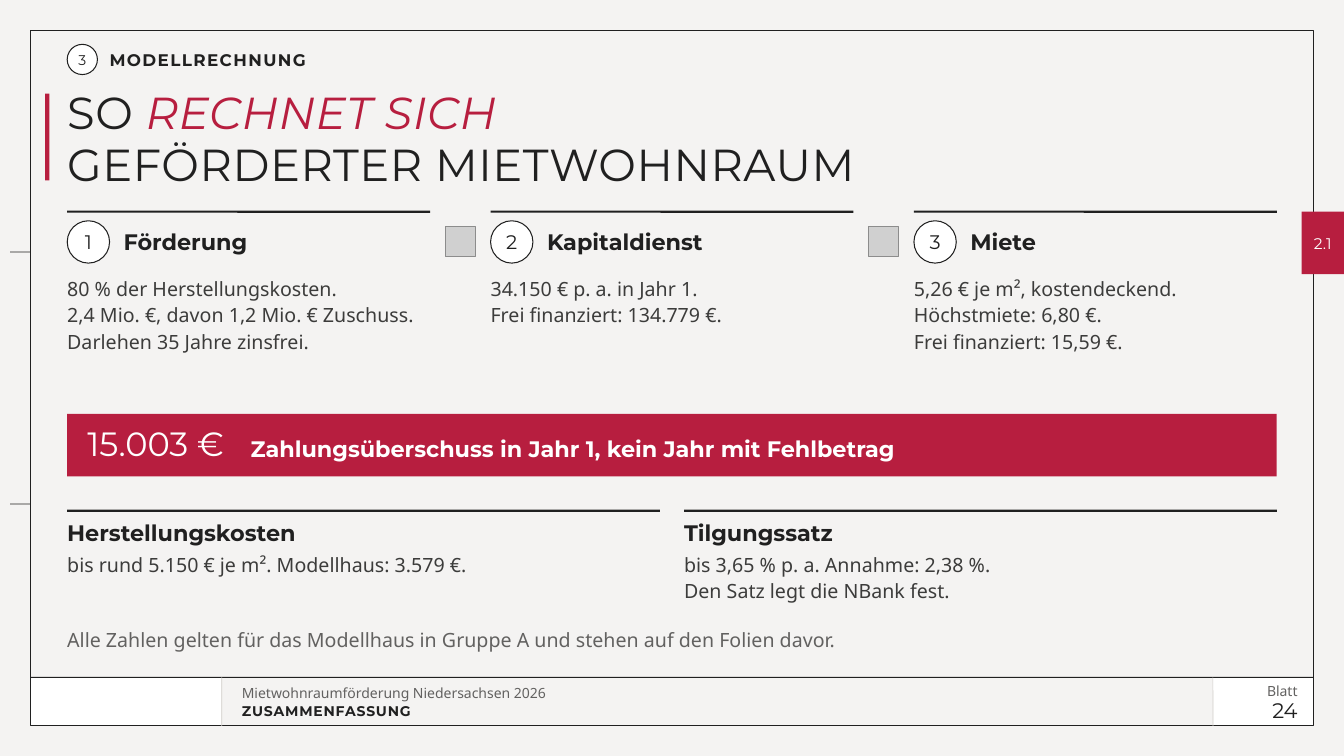
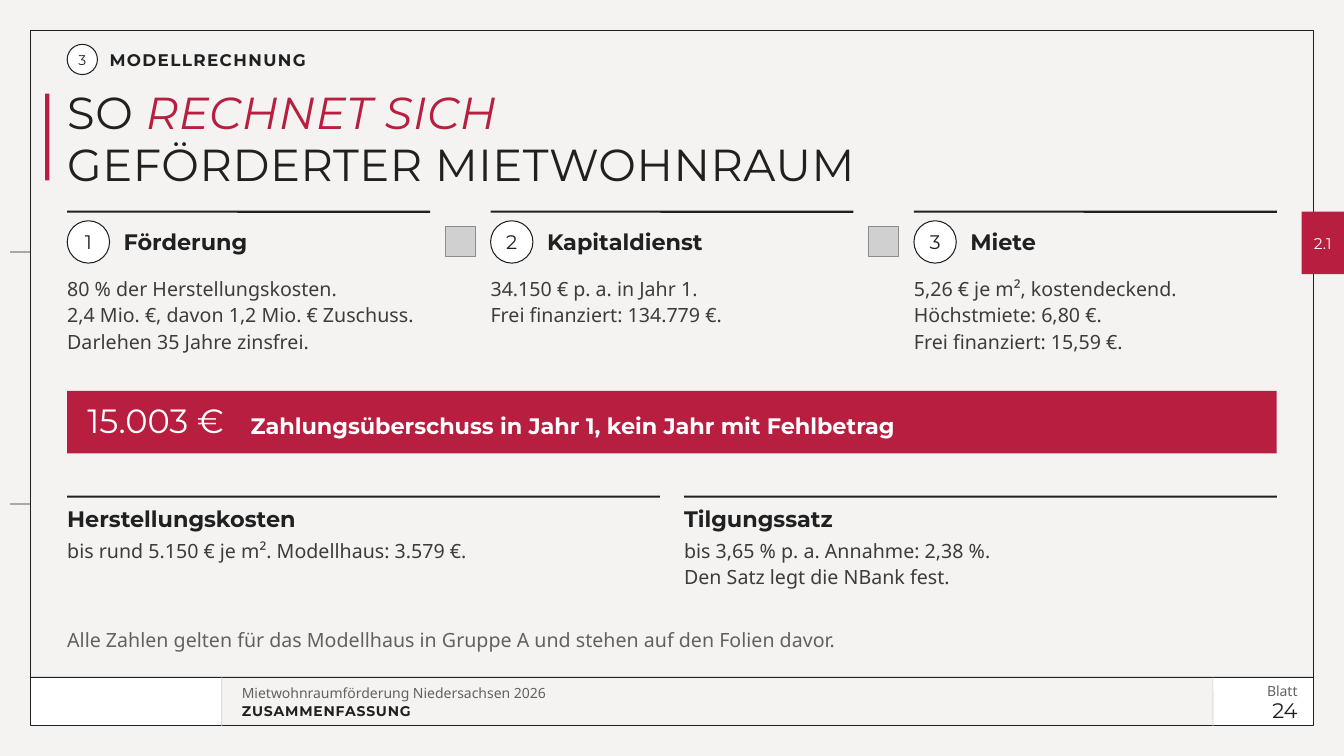
Before and after one commit to vgedaschko/NBank, a slide deck: slide 24 of praesentation/dist/PGN-Mietwohnraumfoerderung-Niedersachsen-2026-Vortrag.pptx. Drawn at 1344x756 pixels with LibreOffice and Linux fonts; fonts in the diff are those of the drawing; grey boxes stand for pictures; background and template pictures are left out. Boxes give left, top, right and bottom in pixels: in the first picture for what was removed or moved away, otherwise in the second. Text is boxed around its words. In the diff, an @@ line names an element or a change of style, - is before the commit and + after.

```diff
--- a/praesentation/dist/PGN-Mietwohnraumfoerderung-Niedersachsen-2026-Vortrag.pptx
+++ b/praesentation/dist/PGN-Mietwohnraumfoerderung-Niedersachsen-2026-Vortrag.pptx
@@ 2 texts, 1 rectangle: place and size @@
-2 texts, 1 rectangle at (68,414,1277,477)
+2 texts, 1 rectangle at (68,391,1277,454)
@@ 2 texts, 2 lines: place and size @@
-2 texts, 2 lines at (67,511,1277,603)
+2 texts, 2 lines at (67,497,1277,589)
```
Also in this commit, not shown: 3 other slides changed, 9 other files.
